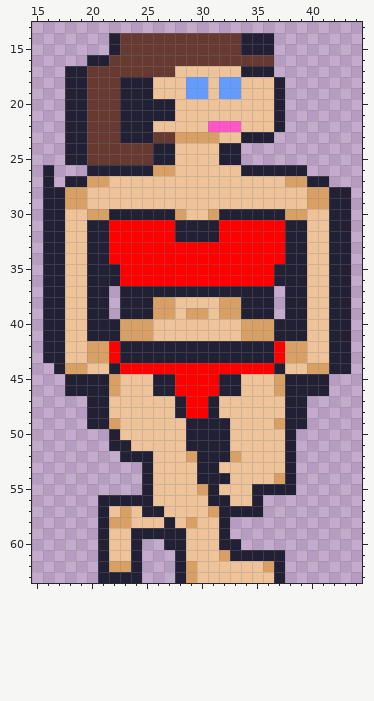
One commit to this pixel-art sprite: assets/sprite_png/maillotrougesexyquimarche2.png. This is how it looked before the edit.
The file is 64x64 pixels. Shown: x 15..44, y 13..63.
And afterwards:
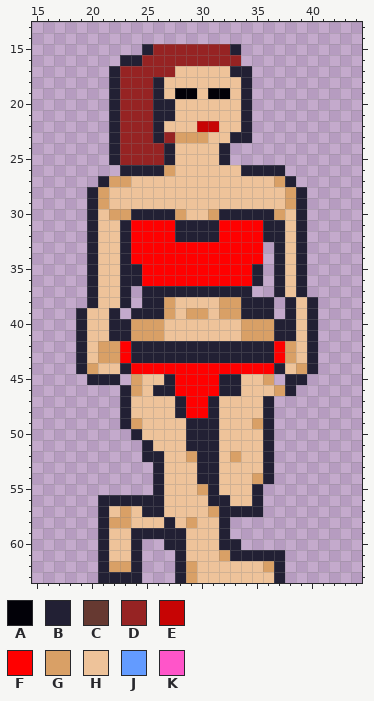
Palette (. is transparent): A #020108  B #222034  C #663931  D #962323  E #c70404  F #ff0000  G #d9a066  H #eec39a  J #639bff  K #ff55c9
From old to new:
Changed rows in their new state; - is an unchanged pixel.
first column x 16:
14 ------...............-------
15 ------...BDDDDDDDB...-------
16 ----...BBDDDDDDDDD...-------
17 --....BDDDDD-----B-..-------
18 --....BDDDB--HH-HHB...------
19 --....BDDDB-AAHAAHB...------
20 --....BDDD--------B...------
21 --....BDDD--------B...------
22 --....BDDDB---EEHHB...------
23 --....BDDDBD---H-B-..-------
24 --....BDDDD------.----------
25 --....BDDDD------.----------
26 .---...---B-----------..----
27 .-...BGG-------------GB...--
28 ....BG----------------GB....
29 ....BG----------------GB....
30 ....BHGG-------------GHB....
31 ....-HHB------------BBH-....
32 ....-HHB------------BBH-....
33 ....-HHB------------.BH-....
34 ....-HHB------------.BH-....
35 ....-HHBB----------B.-H-....
36 ....-HHBB----------B.-H-....
37 ....-HH-.----------..BH-....
38 ....-HH-.-B------------HB...
39 ...BHHB.--B------------HB...
40 ...BHH-B--G------------HB...
41 ...BHH-B--G------------HB...
42 ...BH-GF---------------HB...
43 ...BH-GF---------------HB...
44 -..BG-HB---------------GB...
45 --..--B.G-H---------G.--..--
46 --.....BG--------------...--
47 ----...B------------B...----
48 ----...B------------B...----
49 ----...BG-------H--GB...----
50 ------..B-------H---B..-----
51 ------...B------H---B..-----
52 -------..-B-----H---B..-----
53 ---------.B---------B..-----
54 ---------.B-----H--GB..-----
55 ---------.B---------...-----
56 ----------B-----------------
